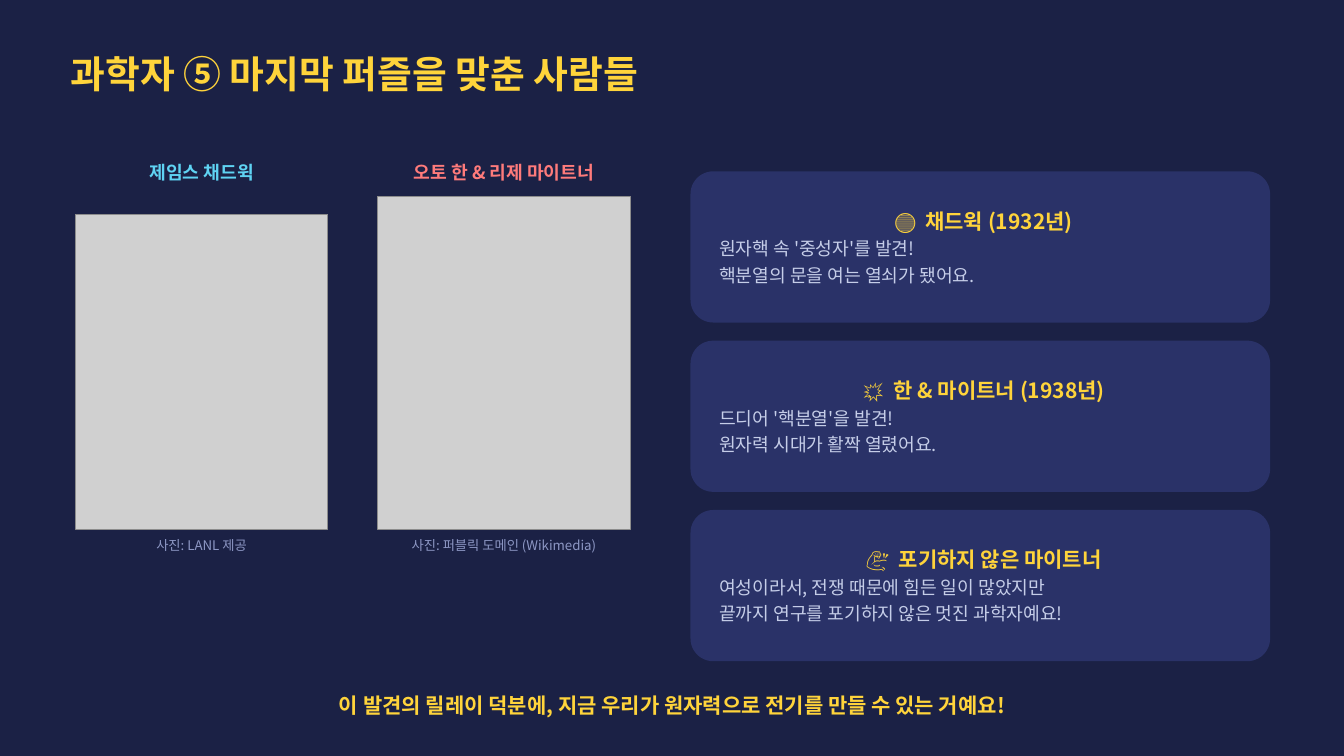
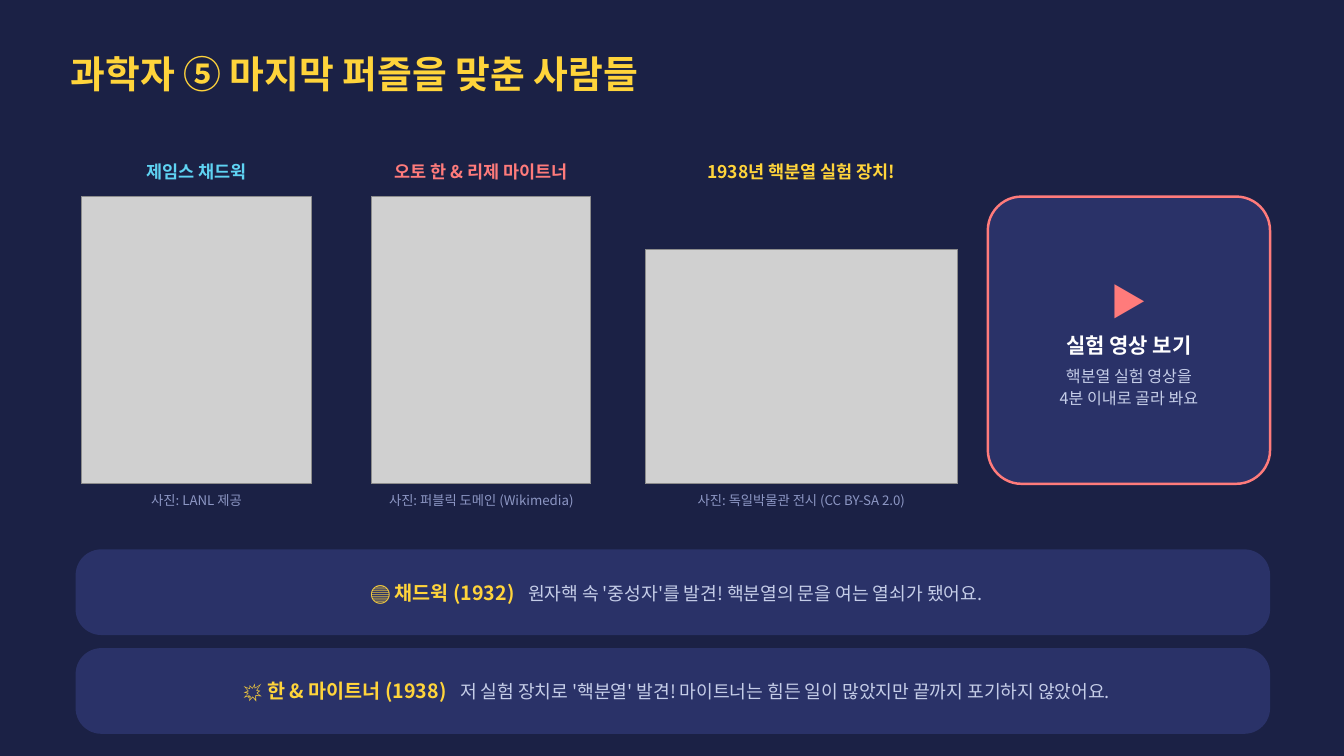
Before and after one commit to parksang-jun/ecture-materials, a slide deck: slide 19 of 강의자료/1일 어린이 연구원_초등 3-4학년용.pptx (slide 18 before the commit). Drawn at 1344x756 pixels with LibreOffice and Linux fonts; fonts in the diff are those of the drawing; grey boxes stand for pictures. Boxes give left, top, right and bottom in pixels: in the first picture for what was removed or moved away, otherwise in the second. Text is boxed around its words. In the diff, an @@ line names an element or a change of style, - is before the commit and + after.

```diff
--- a/강의자료/1일 어린이 연구원_초등 3-4학년용.pptx
+++ b/강의자료/1일 어린이 연구원_초등 3-4학년용.pptx
@@ text "제임스 채드윅" at (x1=146, y1=163, x2=246, y2=180): size 13 to 12.5 pt @@
@@ text "오토 한 & 리제 마이트너" at (x1=395, y1=163, x2=568, y2=180): size 13 to 12.5 pt @@
@@ text "오토 한 & 리제 마이트너" moved from (x1=414, y1=163, x2=594, y2=181) to (x1=395, y1=163, x2=568, y2=180) @@
@@ text added at (x1=707, y1=163, x2=896, y2=180), 12.5 pt, text #FFD43B, bold @@
+1938년 핵분열 실험 장치!
@@ picture resized from (x1=76, y1=214, x2=328, y2=528) to (x1=82, y1=197, x2=312, y2=484) @@
@@ picture resized from (x1=377, y1=197, x2=631, y2=529) to (x1=372, y1=197, x2=591, y2=484) @@
@@ rounded rectangle added at (x1=988, y1=197, x2=1270, y2=484), fill #2A3268, outline #FF7B7B 1.75 pt, 11.5 pt, text #C5CDE8 @@
+▶
+실험 영상 보기
+핵분열 실험 영상을
+4분 이내로 골라 봐요
@@ picture added at (x1=645, y1=249, x2=958, y2=484) @@
@@ rounded rectangle removed at (x1=691, y1=341, x2=1270, y2=492) @@
-💥 한 & 마이트너 (1938년)
-드디어 '핵분열'을 발견!
-원자력 시대가 활짝 열렸어요.
@@ text "사진: LANL 제공" moved from (x1=156, y1=539, x2=246, y2=551) to (x1=151, y1=494, x2=241, y2=506) @@
@@ text "사진: 퍼블릭 도메인 (Wikimedia)" moved from (x1=412, y1=539, x2=596, y2=553) to (x1=389, y1=494, x2=573, y2=508) @@
@@ text added at (x1=698, y1=494, x2=905, y2=508), 9.5 pt, text #8D97C4 @@
+사진: 독일박물관 전시 (CC BY-SA 2.0)
@@ rounded rectangle removed at (x1=691, y1=510, x2=1270, y2=661) @@
-💪 포기하지 않은 마이트너
-여성이라서, 전쟁 때문에 힘든 일이 많았지만
-끝까지 연구를 포기하지 않은 멋진 과학자예요!
@@ rounded rectangle "🔵 채드윅 (1932) 원자핵 속 ..." resized from (x1=691, y1=171, x2=1270, y2=323) to (x1=76, y1=549, x2=1270, y2=635) @@
@@ rounded rectangle "🔵 채드윅 (1932) 원자핵 속 ..." at (x1=76, y1=549, x2=1270, y2=635): proportions changed @@
@@ text in rounded rectangle at (x1=395, y1=583, x2=982, y2=604): text changed @@
-🔵 채드윅 (1932년)
-원자핵 속 '중성자'를 발견!
-핵분열의 문을 여는 열쇠가 됐어요.
+🔵 채드윅 (1932) 원자핵 속 '중성자'를 발견! 핵분열의 문을 여는 열쇠가 됐어요.
@@ rounded rectangle added at (x1=76, y1=648, x2=1270, y2=734), fill #2A3268, 13 pt, text #C5CDE8 @@
+💥 한 & 마이트너 (1938) 저 실험 장치로 '핵분열' 발견! 마이트너는 힘든 일이 많았지만 끝까지 포기하지 않았어요.
@@ text removed at (x1=339, y1=695, x2=1005, y2=717) @@
-이 발견의 릴레이 덕분에, 지금 우리가 원자력으로 전기를 만들 수 있는 거예요!
```
Also in this commit, not shown: 16 other slides changed, 2 slides added, 1 slide removed, 2 other files.
